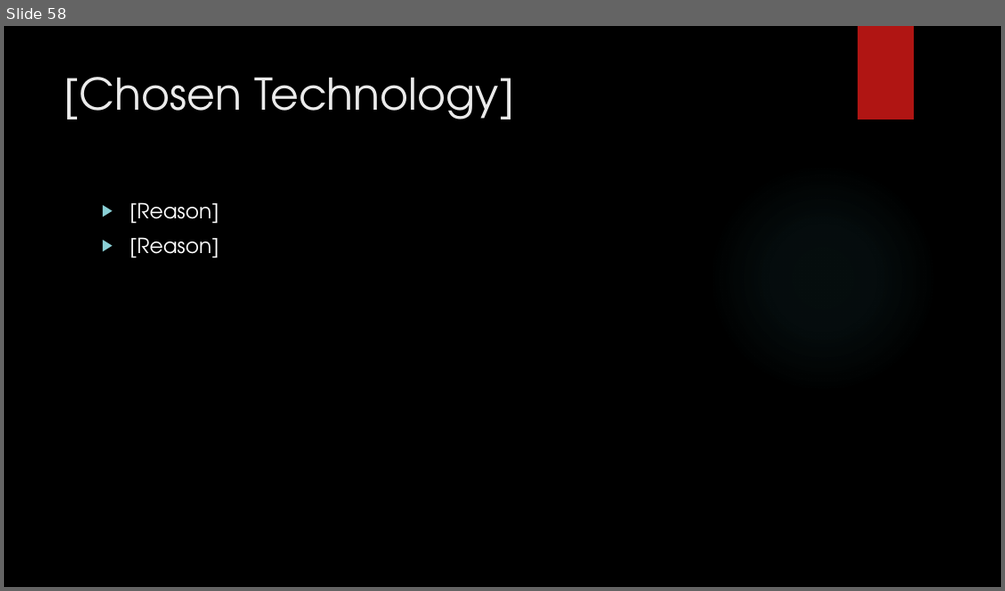
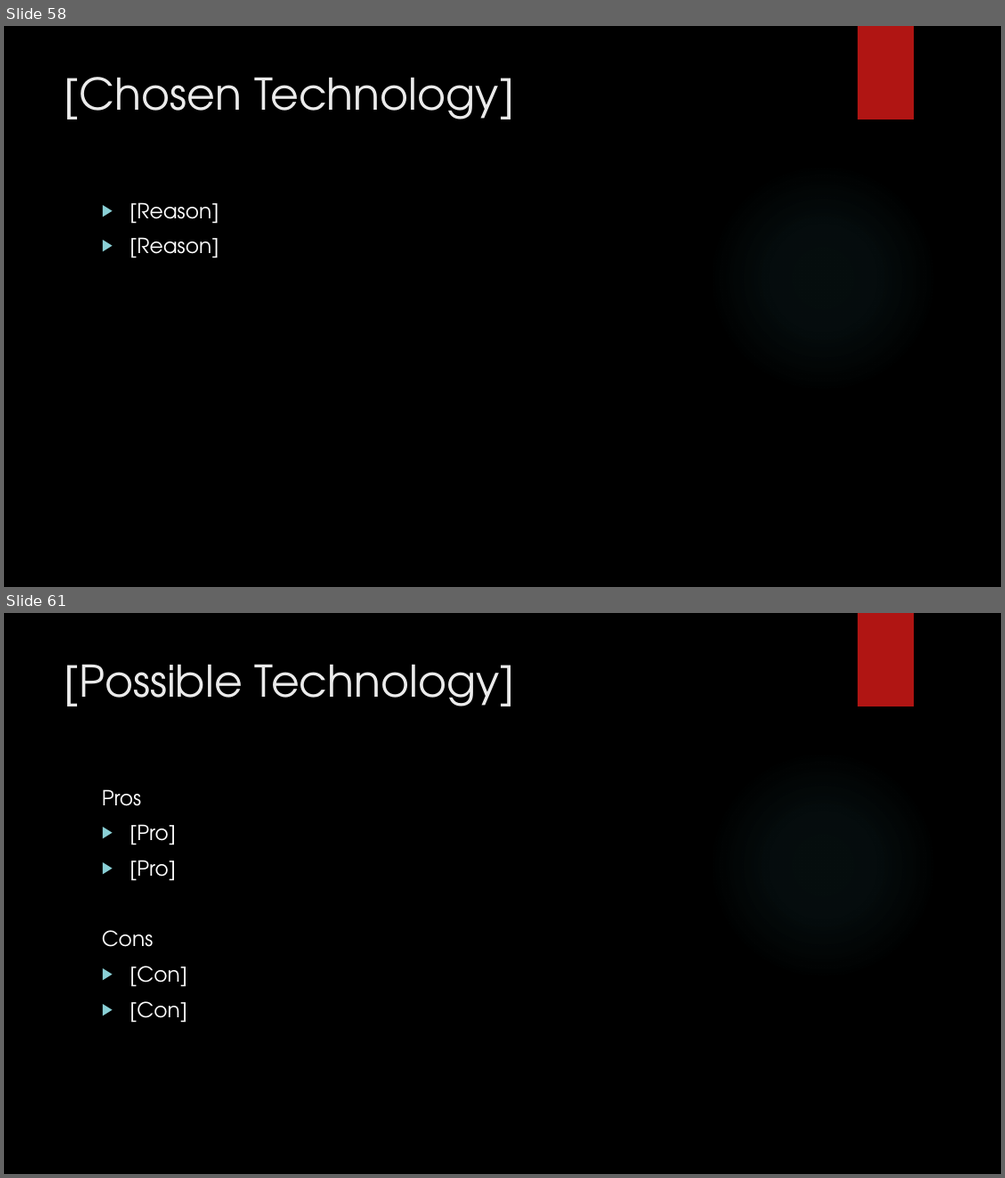
Before and after one commit to junmin-yee/Landmarked, a slide deck: Technology Presentation.pptx. Shown one above the other, each under a label of ours: slide 58 before the commit, slides 58 and 61 after it; the slides between them are not shown. The pictures are 1005x591 and 1005x1178 pixels, drawn with LibreOffice and Linux fonts; fonts in the diff are those of the drawing; background and template pictures are left out. Boxes give left, top, right and bottom in pixels: in the first picture for what was removed or moved away, otherwise in the second. Text is boxed around its words. In the diff, an @@ line names an element or a change of style, - is before the commit and + after.

```diff
--- a/Technology Presentation.pptx
+++ b/Technology Presentation.pptx
@@ slide 61 added at box(4, 613, 1001, 1174), background picture (left out); not listed: 2 template elements that a slide beside it also shows @@
@@ title added at box(65, 664, 515, 706), 42 pt, text #EBEBEB @@
+[Possible Technology]
@@ text added at box(102, 789, 187, 1022), 20 pt, text #FFFFFF @@
+Pros
+▶ [Pro]
+▶ [Pro]
+Cons
+▶ [Con]
+▶ [Con]
```
Also in this commit, not shown: 3 other slides added, 1 other file.
